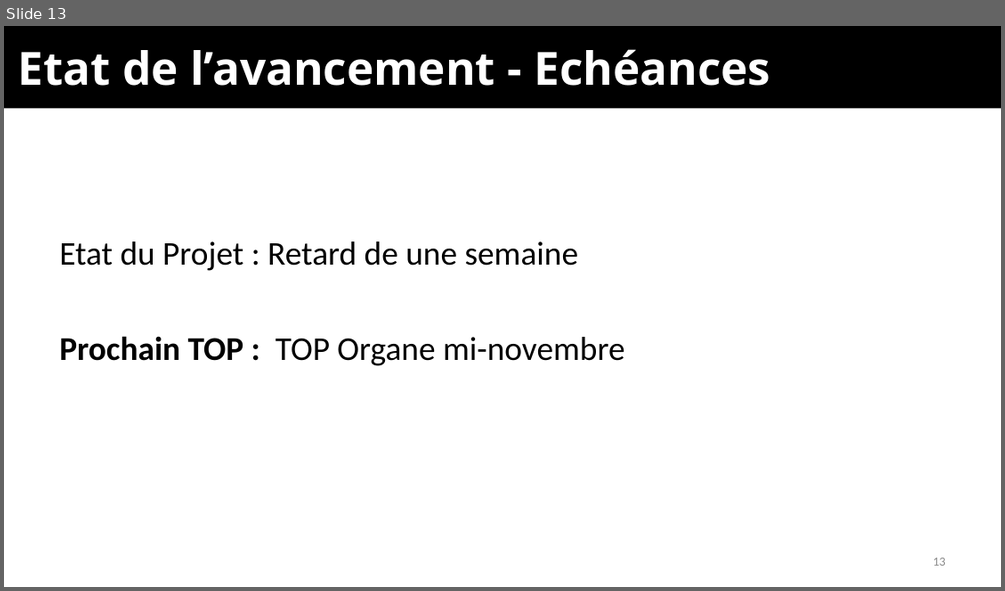
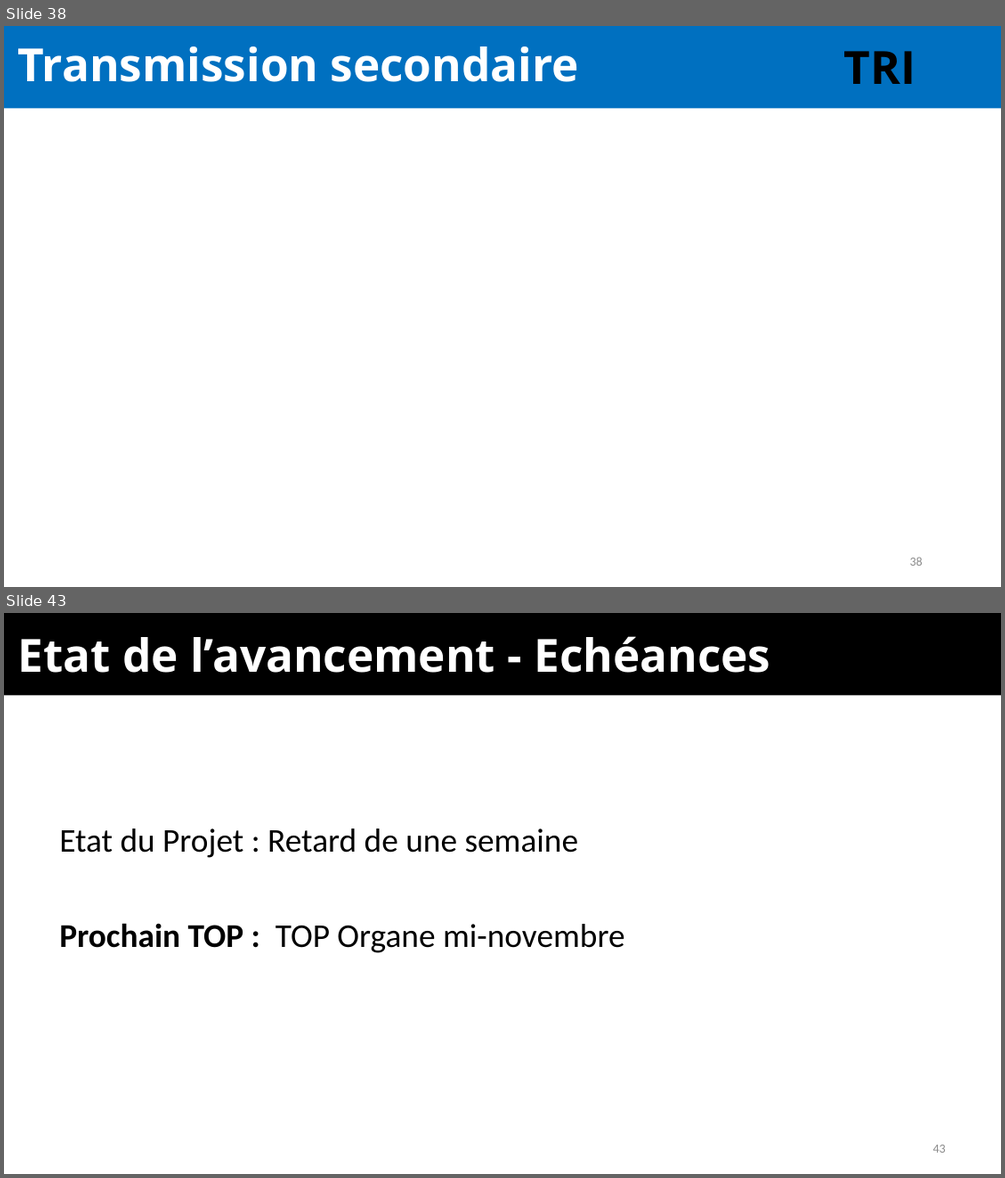
Before and after one commit to EOSCogniton/Ressources2020, a slide deck: TO_TOPs/05_Top_Synth/Template v2.0.pptx. Shown one above the other, each under a label of ours: slide 13 before the commit, slides 38 and 43 after it; the slides between them are not shown. The pictures are 1005x591 and 1005x1178 pixels, drawn with LibreOffice and Linux fonts; fonts in the diff are those of the drawing; background and template pictures are left out. Boxes give left, top, right and bottom in pixels: in the first picture for what was removed or moved away, otherwise in the second. Text is boxed around its words. In the diff, an @@ line names an element or a change of style, - is before the commit and + after.

```diff
--- a/TO_TOPs/05_Top_Synth/Template v2.0.pptx
+++ b/TO_TOPs/05_Top_Synth/Template v2.0.pptx
@@ slide 38 added at [4, 26, 1001, 587], background #FFFFFF @@
@@ rectangle added at [4, 26, 1001, 109], fill #0070C0 @@
@@ title added at [18, 46, 579, 82], 33 pt, text #FFFFFF, bold @@
+Transmission secondaire
@@ text added at [843, 51, 915, 84], 33 pt, text #000000, bold @@
+TRI
@@ page number added at [910, 556, 922, 565], 9 pt, text #8C8C8C @@
+38
@@ what was slide 13 is now slide 43 @@
@@ page number at [933, 1144, 946, 1152]: text changed @@
-13
+43
```
Also in this commit, not shown: 1 slide changed, 39 other slides added, 10 slides removed, 1 other file.
